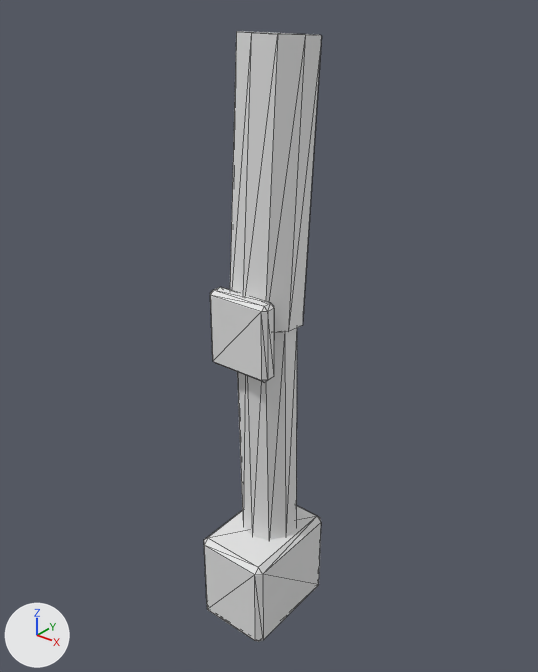
The glTF model assets/source/units/directorate/sources/infantry/kit/combat_engineer/member_0_hip_right.gltf: old version first, new version second.
One viewpoint serves both versions: a camera (50 mm lens) standing at (0.44, -0.666, 0.052) and looking at (0.087, -0.225, -0.221). The lights are fixed; the arrows at lower left show +X, +Y and +Z. The first picture is the older version. Mesh edges are drawn as thin lines. Vertices at exactly the same position are counted once.

In view in the first picture: 'member_0_hip_right'.
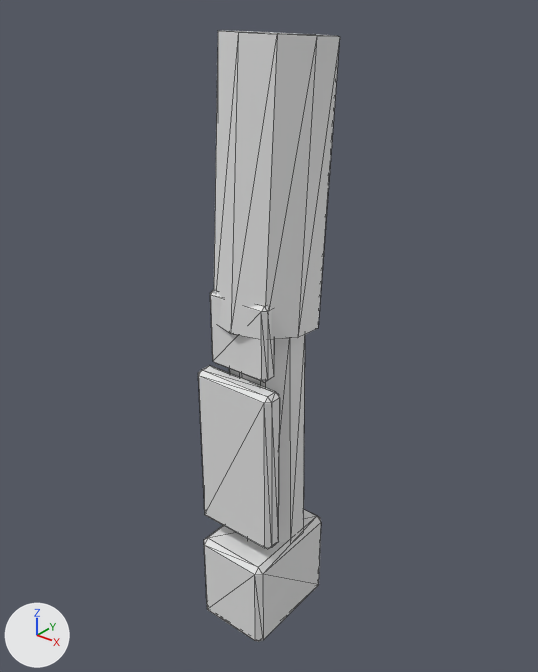
The change, as a diff of the scene's bpy script:
```diff
--- a/assets/source/units/directorate/sources/infantry/kit/combat_engineer/member_0_hip_right.gltf.py
+++ b/assets/source/units/directorate/sources/infantry/kit/combat_engineer/member_0_hip_right.gltf.py
@@ me_member_0_hip_right @@
 # used by ob_member_0_hip_right; location = (0.0, 0.0, 0.0)
-me_member_0_hip_right.from_pydata(...)  # 88 vertices, 160 faces; spans x 0.058..0.128, y -0.289..-0.189, z -0.5..0.017
+me_member_0_hip_right.from_pydata(...)  # 112 vertices, 204 faces; spans x 0.051..0.135, y -0.289..-0.176, z -0.5..0.018
+# me_member_0_hip_right part 1: a new loose piece of 24 vertices spanning x 0.054..0.132, y -0.281..-0.263, z -0.393..-0.241
+# me_member_0_hip_right part 2
+# 40 vertices move from x 0.064..0.122, y -0.266..-0.189, z -0.416..0.017 to x 0.051..0.135, y -0.279..-0.176, z -0.416..0.018
```

Boxes [x1, y1, x2, y2] around the edits, measured in the pictures (538 x 672 px; the box of a moved part takes in the faces that stretch with it):
'member_0_hip_right', reshaped (20% wider)
    before: [204, 31, 322, 641]
    after: [198, 30, 340, 641]
part 1 of me_member_0_hip_right, added
    after: [198, 365, 280, 549]
part 2 of me_member_0_hip_right, moved or reshaped
    before: [230, 31, 322, 540]
    after: [214, 30, 340, 544]
